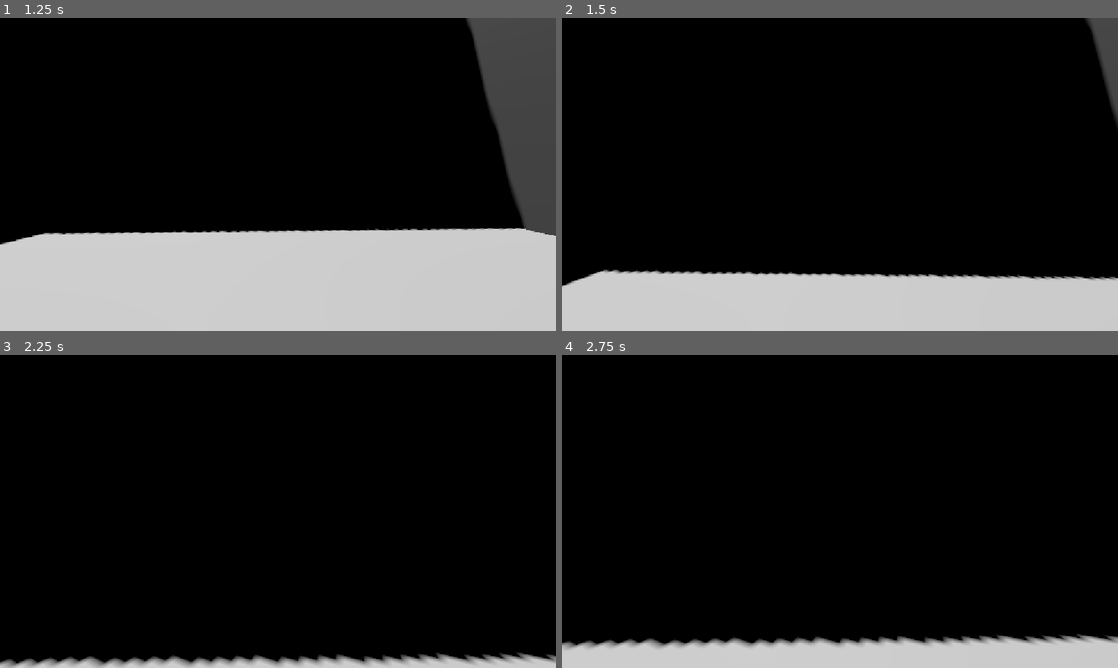
Above: before the commit, frames 1-4 (two rows, left to right).
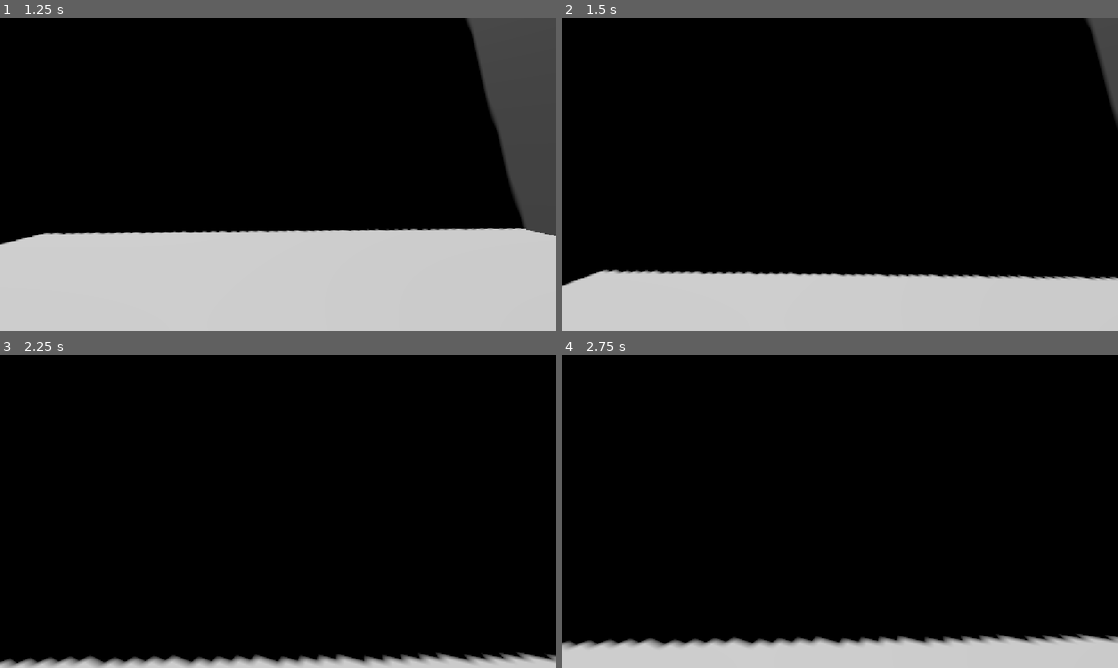
Above: after the commit, the same moments.

Repository: StanislavDidus/Godot3DGame
Game: Godot game, scene res://scenes/main.tscn
Same seed, same stepped clock (60 frames per second), same inputs: the game is played once before the commit and once after it.
Inputs (mouse positions are in pixels of both pictures, inside the frame that each line leads up to):
- Up to frame 1 (1.25 s): move the mouse to (305, 174) at 0.52 s; hold W (move_forward) from 0.53 s (still down); hold Ctrl (crouch) from 0.53 s (still down); click (305, 174) at 0.8 s
- Up to frame 2 (1.5 s): keep holding W (move_forward); tap Enter at 1.25 s; move the mouse to (812, 174) at 1.27 s; release Ctrl (crouch) at 1.28 s; click (812, 174) at 1.35 s
- Up to frame 3 (2.25 s): keep holding W (move_forward); tap Ctrl (crouch) at 1.55 s; move the mouse to (289, 505) at 2.02 s; hold Ctrl (crouch) from 2.03 s (still down)
- Up to frame 4 (2.75 s): keep holding W (move_forward); keep holding Ctrl (crouch); click (851, 505) at 2.3 s

Frame 1 is identical in both runs. In frame 2, less than 0.1% of the frame differs, in the area x 0-100%, y 80-86%; in frame 3, 0.1%; in frame 4, 0.1%, in the area x 0-100%, y 89-93%.

Commit message:
Added inventory and put item object

Diff:
--- a/prefabs/gear.tres
+++ b/prefabs/gear.tres
@@ -2,9 +2,12 @@
 
 [ext_resource type="Script" uid="uid://cabhd2pny84yq" path="res://scenes/item_data.gd" id="1_1tmdv"]
 [ext_resource type="Texture2D" uid="uid://kfggida6xwjy" path="res://assets/sprites/gear.png" id="1_7qjn2"]
+[ext_resource type="PackedScene" uid="uid://tuehpurawayu" path="res://assets/models/BoxBlender.glb" id="2_gyg02"]
 
 [resource]
 script = ExtResource("1_1tmdv")
 item_name = "Gear"
 icon_image = ExtResource("1_7qjn2")
+model = ExtResource("2_gyg02")
+model_scale = Vector3(0.3, 0.3, 0.3)
 metadata/_custom_type_script = "uid://cabhd2pny84yq"
--- a/project.godot
+++ b/project.godot
@@ -59,12 +59,28 @@
 "events": [Object(InputEventKey,"resource_local_to_scene":false,"resource_name":"","device":-1,"window_id":0,"alt_press …(195 unchanged characters)…
 ]
 }
+open_inventory_slot_1={
+"deadzone": 0.2,
+"events": [Object(InputEventKey,"resource_local_to_scene":false,"resource_name":"","device":-1,"window_id":0,"alt_pressed":false,"shift_pressed":false,"ctrl_pressed":false,"meta_pressed":false,"pressed":false,"keycode":0,"physical_keycode":49,"key_label":0,"unicode":49,"location":0,"echo":false,"script":null)
+]
+}
+open_inventory_slot_2={
+"deadzone": 0.2,
+"events": [Object(InputEventKey,"resource_local_to_scene":false,"resource_name":"","device":-1,"window_id":0,"alt_pressed":false,"shift_pressed":false,"ctrl_pressed":false,"meta_pressed":false,"pressed":false,"keycode":0,"physical_keycode":50,"key_label":0,"unicode":50,"location":0,"echo":false,"script":null)
+]
+}
+open_inventory_slot_3={
+"deadzone": 0.2,
+"events": [Object(InputEventKey,"resource_local_to_scene":false,"resource_name":"","device":-1,"window_id":0,"alt_pressed":false,"shift_pressed":false,"ctrl_pressed":false,"meta_pressed":false,"pressed":false,"keycode":0,"physical_keycode":51,"key_label":0,"unicode":51,"location":0,"echo":false,"script":null)
+]
+}
 
 [layer_names]
 
 3d_physics/layer_1="player"
 3d_physics/layer_2="obstacles"
 3d_physics/layer_3="items"
+3d_physics/layer_4="put_item"
 
 [physics]
 
--- a/scenes/inventory_hud.gd
+++ b/scenes/inventory_hud.gd
@@ -12,6 +12,9 @@
 	pass
 
 func update_inventory_icons(inventory: Array):
+	for i in range(0, slots.size()):
+		slots[i].get_node("TextureRect").texture = null
+
 	var current_slot = 0
 	for item in inventory:
 		slots[current_slot].get_node("TextureRect").texture = item.icon_image
--- a/scenes/item.gd
+++ b/scenes/item.gd
@@ -2,12 +2,23 @@
 
 @export var data: item_data
 
+@export var spawn_points: Array[Marker3D]
+
 # Called when the node enters the scene tree for the first time.
 func _ready() -> void:
-	if data.model_mesh != null:
-		$MeshInstance3D.mesh = data.model_mesh
-	$MeshInstance3D.scale = data.model_scale
+	random_spawn()
+
+	if data.model != null:
+		var model = data.model.instantiate()
+		add_child(model)
+		model.scale = data.model_scale
+	else:
+		$MeshInstance3D.hide()
 
 # Called every frame. 'delta' is the elapsed time since the previous frame.
 func _process(delta: float) -> void:
 	pass
+
+func random_spawn():
+	var rand = randi() % spawn_points.size()
+	position = spawn_points[rand].global_position
--- a/scenes/item_data.gd
+++ b/scenes/item_data.gd
@@ -2,5 +2,5 @@
 
 @export var item_name: String = ""
 @export var icon_image: Texture2D
-@export var model_mesh: Mesh
+@export var model: PackedScene
 @export var model_scale: Vector3 = Vector3(1, 1, 1)
--- /dev/null
+++ b/scenes/lock.tscn
@@ -0,0 +1,39 @@
+[gd_scene format=3 uid="uid://dab00exp2i86p"]
+
+[sub_resource type="StandardMaterial3D" id="StandardMaterial3D_mva78"]
+albedo_color = Color(0.7490756, 0.60701466, 0, 1)
+
+[sub_resource type="BoxMesh" id="BoxMesh_gnwv2"]
+material = SubResource("StandardMaterial3D_mva78")
+size = Vector3(0.5, 0.3, 0.25)
+
+[sub_resource type="StandardMaterial3D" id="StandardMaterial3D_60jus"]
+albedo_color = Color(0, 0, 0, 1)
+
+[sub_resource type="TorusMesh" id="TorusMesh_gnwv2"]
+material = SubResource("StandardMaterial3D_60jus")
+inner_radius = 0.633
+
+[node name="Lock" type="Node3D" unique_id=977989371]
+
+[node name="MeshInstance3D" type="MeshInstance3D" parent="." unique_id=1422586038]
+mesh = SubResource("BoxMesh_gnwv2")
+
+[node name="MeshInstance3D2" type="MeshInstance3D" parent="." unique_id=509850177]
+transform = Transform3D(0.25, 0, 0, 0, -1.0927847e-08, -0.25, 0, 0.25, -1.0927847e-08, 0, 0.14685832, 0)
+mesh = SubResource("TorusMesh_gnwv2")
+
+[node name="Number0" type="Label3D" parent="." unique_id=527322275]
+transform = Transform3D(1, 0, 0, 0, 1, 0, 0, 0, 1, -0.13365841, 0, 0.1295608)
+text = "0
+"
+
+[node name="Number1" type="Label3D" parent="." unique_id=1456538217]
+transform = Transform3D(1, 0, 0, 0, 1, 0, 0, 0, 1, -0.0070406795, 0, 0.1295608)
+text = "0
+"
+
+[node name="Number2" type="Label3D" parent="." unique_id=579772579]
+transform = Transform3D(1, 0, 0, 0, 1, 0, 0, 0, 1, 0.12342554, 0, 0.1295608)
+text = "0
+"
--- a/scenes/main.tscn
+++ b/scenes/main.tscn
@@ -2,9 +2,13 @@
 
 [ext_resource type="PackedScene" uid="uid://vvebi1hfg0ue" path="res://scenes/player.tscn" id="1_o5qli"]
 [ext_resource type="PackedScene" uid="uid://863n4y0fhcc6" path="res://scenes/item.tscn" id="2_0wfyh"]
+[ext_resource type="PackedScene" uid="uid://bvgiou53e27yt" path="res://scenes/put_item_hud.tscn" id="2_tipki"]
 [ext_resource type="Resource" uid="uid://20fxlivvxhqc" path="res://prefabs/gear.tres" id="3_jyhfs"]
 [ext_resource type="PackedScene" uid="uid://c1u6q57wj8rmx" path="res://scenes/interact_hud.tscn" id="3_sugp2"]
 [ext_resource type="PackedScene" uid="uid://csqcpmuorev6i" path="res://scenes/inventory_hud.tscn" id="5_tbgi4"]
+[ext_resource type="PackedScene" uid="uid://tuehpurawayu" path="res://assets/models/BoxBlender.glb" id="6_tefeu"]
+[ext_resource type="PackedScene" uid="uid://dwvk7epror4gu" path="res://scenes/put_item.tscn" id="7_o6xl0"]
+[ext_resource type="PackedScene" uid="uid://dab00exp2i86p" path="res://scenes/lock.tscn" id="9_85g3d"]
 
 [sub_resource type="BoxShape3D" id="BoxShape3D_oxmgc"]
 size = Vector3(10, 0.1, 20)
@@ -22,6 +26,13 @@
 material = SubResource("StandardMaterial3D_gnwv2")
 size = Vector3(2, 1, 2)
 
+[sub_resource type="StandardMaterial3D" id="StandardMaterial3D_tipki"]
+albedo_color = Color(0.34683067, 0.37756026, 0.08153603, 1)
+
+[sub_resource type="BoxMesh" id="BoxMesh_85g3d"]
+material = SubResource("StandardMaterial3D_tipki")
+size = Vector3(2, 1, 2)
+
 [sub_resource type="BoxShape3D" id="BoxShape3D_sugp2"]
 size = Vector3(2, 1, 0.2)
 
@@ -35,9 +46,13 @@
 [sub_resource type="BoxMesh" id="BoxMesh_itduq"]
 size = Vector3(1, 10, 21)
 
+[sub_resource type="BoxShape3D" id="BoxShape3D_itduq"]
+size = Vector3(2, 2, 2)
+
 [node name="Main" type="Node" unique_id=1519494960]
 
 [node name="Ground" type="StaticBody3D" parent="." unique_id=174135883]
+collision_layer = 2
 
 [node name="CollisionShape3D" type="CollisionShape3D" parent="Ground" unique_id=981251766]
 transform = Transform3D(1, 0, 0, 0, 1, 0, 0, 0, 1, 0, 0, 4.5)
@@ -47,9 +62,10 @@
 transform = Transform3D(1, 0, 0, 0, 1, 0, 0, 0, 1, 0, 0, 4.5)
 mesh = SubResource("BoxMesh_sgp6g")
 
-[node name="Player" parent="." unique_id=619208955 node_paths=PackedStringArray("interaction_label", "inventory_ui") instance=ExtResource("1_o5qli")]
+[node name="Player" parent="." unique_id=619208955 node_paths=PackedStringArray("interaction_label", "put_item_label", "inventory_ui") instance=ExtResource("1_o5qli")]
 transform = Transform3D(1, 0, 0, 0, 1, 0, 0, 0, 1, 0, 1.0531633, 0)
 interaction_label = NodePath("../InteractHUD")
+put_item_label = NodePath("../PutItemHUD")
 inventory_ui = NodePath("../InventoryHUD")
 
 [node name="Table" type="StaticBody3D" parent="." unique_id=94331430]
@@ -61,6 +77,16 @@
 
 [node name="MeshInstance3D" type="MeshInstance3D" parent="Table" unique_id=1019167376]
 mesh = SubResource("BoxMesh_oxmgc")
+
+[node name="Table2" type="StaticBody3D" parent="." unique_id=1875974648]
+transform = Transform3D(0.44474837, 0, -0.15307543, 0, 1.705, 0, 0.22847077, 0, 0.2979814, -2.2719314, -0.006031275, 6.1372957)
+collision_layer = 2
+
+[node name="CollisionShape3D" type="CollisionShape3D" parent="Table2" unique_id=760804328]
+shape = SubResource("BoxShape3D_gnwv2")
+
+[node name="MeshInstance3D" type="MeshInstance3D" parent="Table2" unique_id=317838663]
+mesh = SubResource("BoxMesh_85g3d")
 
 [node name="Wall" type="StaticBody3D" parent="." unique_id=666170845]
 transform = Transform3D(1, 0, 0, 0, 1, 0, 0, 0, 1, 3.0122237, 1.5793589, 4.825657)
@@ -128,10 +154,38 @@
 transform = Transform3D(1, 0, 0, 0, 1, 0, 0, 0, 1, 0, 0, 1)
 mesh = SubResource("BoxMesh_itduq")
 
-[node name="Item" parent="." unique_id=556920724 instance=ExtResource("2_0wfyh")]
-transform = Transform3D(1, 0, 0, 0, 1, 0, 0, 0, 1, 2.4317925, 1.2774857, 3.3615313)
+[node name="Item" parent="." unique_id=556920724 node_paths=PackedStringArray("spawn_points") instance=ExtResource("2_0wfyh")]
+transform = Transform3D(1, 0, 0, 0, 1, 0, 0, 0, 1, 1.9808345, 1.5799752, 6.660762)
 data = ExtResource("3_jyhfs")
+spawn_points = [NodePath("Pos1"), NodePath("Pos2"), NodePath("Pos3")]
 
-[node name="InteractHUD" parent="." unique_id=1611637451 instance=ExtResource("3_sugp2")]
+[node name="Pos1" type="Marker3D" parent="Item" unique_id=742369011]
+transform = Transform3D(1, 0, 0, 0, 1, 0, 0, 0, 1, 0.010961294, 0.08757067, -0.036756516)
+
+[node name="Pos2" type="Marker3D" parent="Item" unique_id=172218767]
+transform = Transform3D(1, 0, 0, 0, 1, 0, 0, 0, 1, 0.64680696, 0.14315772, 0.85708857)
+
+[node name="Pos3" type="Marker3D" parent="Item" unique_id=327908119]
+transform = Transform3D(1, 0, 0, 0, 1, 0, 0, 0, 1, 0.75218725, -1.250961, 1.5082321)
+
+[node name="InteractHUD" parent="." unique_id=1569353770 instance=ExtResource("3_sugp2")]
 
 [node name="InventoryHUD" parent="." unique_id=2097994074 instance=ExtResource("5_tbgi4")]
+
+[node name="PutItemHUD" parent="." unique_id=1611637451 instance=ExtResource("2_tipki")]
+
+[node name="Box" type="StaticBody3D" parent="." unique_id=26516098]
+transform = Transform3D(0.7, 0, 0, 0, 0.7, 0, 0, 0, 0.7, 2.3877513, 0.7176776, 7.05343)
+collision_layer = 2
+collision_mask = 0
+
+[node name="BoxBlender" parent="Box" unique_id=708364979 instance=ExtResource("6_tefeu")]
+
+[node name="CollisionShape3D" type="CollisionShape3D" parent="Box" unique_id=69135621]
+shape = SubResource("BoxShape3D_itduq")
+
+[node name="PutItem" parent="." unique_id=357020823 instance=ExtResource("7_o6xl0")]
+transform = Transform3D(0.3978382, 0, 0.9174557, 0, 1, 0, -0.9174557, 0, 0.3978382, 2.8192186, 1.5481892, 3.6448874)
+
+[node name="Lock" parent="." unique_id=977989371 instance=ExtResource("9_85g3d")]
+transform = Transform3D(-0.8983811, 0, 0.43921697, 0, 1, 0, -0.43921697, 0, -0.8983811, -2.078287, 0.4303015, 5.7800217)
--- a/scenes/player.gd
+++ b/scenes/player.gd
@@ -5,6 +5,7 @@
 @export var mouse_sensitivity: float = 0.1
 @export var crouch_offset: float = 0.3
 @export var crouch_speed: float = 0.5
+@export var gravity = 9.8
 
 @export_group("Camera shaking")
 @export var camera_shake_amplitude: float = 0.1
@@ -17,11 +18,13 @@
 
 @export_group("UI")
 @export var interaction_label: Node
+@export var put_item_label: Node
 @export var inventory_ui: Node
 
 @export_group("Inventory")
 @export var inventory_size = 3
 var items: Array
+var active_item = -1
 
 enum PLAYER_STATE
 {
@@ -43,19 +46,128 @@
 
 var looking_at_item: bool = false
 
+
 var crouch_tween: Tween
+
+func _unhandled_input(event: InputEvent) -> void:
+
+	if event is InputEventMouseMotion:
+		twist_input -= event.screen_relative.x * mouse_sensitivity
+		pitch_input -= event.screen_relative.y * mouse_sensitivity
+		pitch_input = clamp(pitch_input, -85, 85)
+
+
+func is_moving():
+	if Input.is_action_pressed("move_left")	or Input.is_action_pressed("move_right") or Input.is_action_pressed("move_forward")	or Input.is_action_pressed("move_back"):
+		return true
+	return false
+
+func open_inventory_slot():
+	var equipped = false
+	if Input.is_action_just_pressed("open_inventory_slot_1") and items.size() > 0:
+		if active_item == 0:
+			active_item = -1
+		else:
+			active_item = 0
+		equipped = true
+	if Input.is_action_just_pressed("open_inventory_slot_2") and items.size() > 1:
+		if active_item == 1:
+			active_item = -1
+		else:
+			active_item = 1
+		equipped = true
+	if Input.is_action_just_pressed("open_inventory_slot_3") and items.size() > 2:
+		if active_item == 2:
+			active_item = -1
+		else:
+			active_item = 2
+		equipped = true
+
+	if !equipped:
+		return
+
+	for child in $Camera/HandPivot.get_children():
+		child.queue_free()
+
+	if active_item >= 0:
+		var item = items[active_item].model.instantiate()
+		item.scale = items[active_item].model_scale
+		$Camera/HandPivot.add_child(item)
+
+func set_crouch(is_crouching: bool) -> void:
+	if crouch_tween and crouch_tween.is_running():
+		crouch_tween.kill()
+
+	crouch_tween = create_tween().set_trans(Tween.TRANS_CUBIC).set_ease(Tween.EASE_OUT)
+
+	var target_y = camera_origin_position.y
+	if is_crouching:
+		target_y -= crouch_offset
+
+	crouch_tween.tween_property($Camera, "position:y", target_y, crouch_speed)
+
+func interact_with_all_items():
+	var all_items = get_tree().get_nodes_in_group("items")
+
+	var can_interact = false;
+	for item in all_items:
+		var items_vector = item.position - position
+		var camera_vector = -$Camera.get_global_transform().basis.z
+
+		if items_vector.dot(camera_vector) >= cos(deg_to_rad(interaction_angle)):
+			if items_vector.length() <= interaction_distance:
+				if looking_at_item:
+					interaction_label.show()
+					can_interact = true
+
+					if Input.is_action_just_pressed("pickup_item") and items.size() < inventory_size:
+						items.append(item.data)
+						item.queue_free()
+						inventory_ui.update_inventory_icons(items)
+
+
+	if !can_interact:
+		interaction_label.hide()
+
+func interact_with_all_put_items():
+	var all_items = get_tree().get_nodes_in_group("put_items")
+
+	var can_interact = false;
+	for item in all_items:
+		var items_vector = item.position - position
+		var camera_vector = -$Camera.get_global_transform().basis.z
+
+		if items_vector.dot(camera_vector) >= cos(deg_to_rad(interaction_angle)):
+			if items_vector.length() <= interaction_distance:
+				if looking_at_item:
+					if active_item != -1:
+						put_item_label.show()
+						can_interact = true
+
+						var equipped_item = items[active_item]
+						if Input.is_action_just_pressed("pickup_item") and item.item_name == equipped_item.item_name:
+							items.remove_at(active_item)
+							active_item = -1
+							inventory_ui.update_inventory_icons(items)
+
+							for child in $Camera/HandPivot.get_children():
+								child.queue_free()
+
+							# Spawn Object in the marker position
+
+							var model_instance = equipped_item.model.instantiate()
+							model_instance.scale = equipped_item.model_scale
+							item.get_node("Marker").add_child(model_instance)
+
+
+	if !can_interact:
+		put_item_label.hide()
 
 func _ready() -> void:
 	Input.set_mouse_mode(Input.MOUSE_MODE_CAPTURED)
 	camera_origin_position = $Camera.position
 	$Camera/RayCast3D.target_position.z = -interaction_distance
 	inventory_ui.hide()
-
-func _unhandled_input(event: InputEvent) -> void:
-	if event is InputEventMouseMotion:
-		twist_input -= event.screen_relative.x * mouse_sensitivity
-		pitch_input -= event.screen_relative.y * mouse_sensitivity
-		pitch_input = clamp(pitch_input, -85, 85)
 
 func _process(delta: float) -> void:
 	var current_q = basis.get_rotation_quaternion()
@@ -69,6 +181,8 @@
 		$OpenInventoryTimer.start()
 
 	interact_with_all_items()
+	interact_with_all_put_items()
+	open_inventory_slot()
 
 	looking_at_item = false
 
@@ -77,46 +191,6 @@
 	slow_timer += delta * camera_shake_speed * 0.5
 
 	on_update_state(player_current_state, delta)
-
-func interact_with_all_items():
-	var all_items = get_tree().get_nodes_in_group("items")
-
-	var can_interact = false;
-	for item in all_items:
-		var items_vector = item.position - position
-		var camera_vector = -$Camera.get_global_transform().basis.z
-
-		if items_vector.dot(camera_vector) >= cos(deg_to_rad(interaction_angle)):
-			if items_vector.length() <= interaction_distance:
-				if looking_at_item:
-					interaction_label.show()
-					can_interact = true
-
-					if Input.is_action_just_pressed("pickup_item"):
-						items.append(item.data)
-						item.queue_free()
-						inventory_ui.update_inventory_icons(items)
-
-
-	if !can_interact:
-		interaction_label.hide()
-
-func is_moving():
-	if Input.is_action_pressed("move_left")	or Input.is_action_pressed("move_right") or Input.is_action_pressed("move_forward")	or Input.is_action_pressed("move_back"):
-		return true
-	return false
-
-func set_crouch(is_crouching: bool) -> void:
-	if crouch_tween and crouch_tween.is_running():
-		crouch_tween.kill()
-
-	crouch_tween = create_tween().set_trans(Tween.TRANS_CUBIC).set_ease(Tween.EASE_OUT)
-
-	var target_y = camera_origin_position.y
-	if is_crouching:
-		target_y -= crouch_offset
-
-	crouch_tween.tween_property($Camera, "position:y", target_y, crouch_speed)
 
 # STATE MACHINE
 func set_state(state):
@@ -163,17 +237,24 @@
 
 			var basis = $Camera.get_global_transform().basis
 
+			var forward = -basis.z
+			forward.y = 0
+			forward = forward.normalized()
+
+			var right = basis.x
+			right.y = 0
+			right = right.normalized()
+
 			if Input.is_action_pressed("move_left"):
-				direction -= basis.x
+				direction -= right
 			if Input.is_action_pressed("move_right"):
-				direction += basis.x
+				direction += right
 			if Input.is_action_pressed("move_forward"):
-				direction -= basis.z
+				direction += forward
 			if Input.is_action_pressed("move_back"):
-				direction += basis.z
+				direction -= forward
 
 			if direction != Vector3.ZERO:
-				direction.y = 0
 				target_velocity = direction.normalized() * speed
 
 			# Apply sidewalk penalty
@@ -183,7 +264,9 @@
 			#elif target_velocity.dot(-basis.z) <= cos(deg_to_rad(50.0)):
 				#target_velocity *= sidewalk_penalty * 0.5
 
-			velocity = target_velocity
+			velocity.x = target_velocity.x
+			velocity.z = target_velocity.z
+			velocity.y -= delta * gravity
 			move_and_slide()
 
 			$Camera.position.y = camera_origin_position.y + camera_shake_amplitude * sin(slow_timer)
--- a/scenes/player.tscn
+++ b/scenes/player.tscn
@@ -24,9 +24,12 @@
 [node name="Camera" type="Camera3D" parent="." unique_id=694365322]
 transform = Transform3D(1, 0, 0, 0, 1, 0, 0, 0, 1, 0, 0.6094731, 0)
 
+[node name="HandPivot" type="Node3D" parent="Camera" unique_id=1139457312]
+transform = Transform3D(1, 0, 0, 0, 1, 0, 0, 0, 1, 0.3922699, -0.36740366, -0.695072)
+
 [node name="RayCast3D" type="RayCast3D" parent="Camera" unique_id=812300409]
 target_position = Vector3(0, 0, -2.5)
-collision_mask = 6
+collision_mask = 14
 script = ExtResource("2_g2els")
 
 [node name="OpenInventoryTimer" type="Timer" parent="." unique_id=532693762]
--- /dev/null
+++ b/scenes/put_item.gd
@@ -0,0 +1,12 @@
+class_name put_item_base extends Node3D
+
+@export var item_position: Node3D
+@export var item_name: String
+
+# Called when the node enters the scene tree for the first time.
+func _ready() -> void:
+	pass
+
+# Called every frame. 'delta' is the elapsed time since the previous frame.
+func _process(delta: float) -> void:
+	pass
--- /dev/null
+++ b/scenes/put_item.tscn
@@ -0,0 +1,40 @@
+[gd_scene format=3 uid="uid://dwvk7epror4gu"]
+
+[ext_resource type="Script" uid="uid://y5vn6sal7kc5" path="res://scenes/put_item.gd" id="1_saenn"]
+
+[sub_resource type="BoxMesh" id="BoxMesh_gnwv2"]
+
+[sub_resource type="StandardMaterial3D" id="StandardMaterial3D_h28t3"]
+albedo_color = Color(0.6745098, 0, 0.039215688, 1)
+
+[sub_resource type="BoxMesh" id="BoxMesh_itduq"]
+material = SubResource("StandardMaterial3D_h28t3")
+size = Vector3(0.41308594, 0.31311035, 0.38757324)
+
+[sub_resource type="SphereShape3D" id="SphereShape3D_saenn"]
+radius = 0.24833931
+
+[sub_resource type="BoxShape3D" id="BoxShape3D_oxmgc"]
+
+[node name="PutItem" type="StaticBody3D" unique_id=357020823 node_paths=PackedStringArray("item_position") groups=["put_items"]]
+collision_layer = 2
+script = ExtResource("1_saenn")
+item_position = NodePath("Marker")
+item_name = "Gear"
+
+[node name="MeshInstance3D" type="MeshInstance3D" parent="." unique_id=298907454]
+mesh = SubResource("BoxMesh_gnwv2")
+
+[node name="Marker" type="StaticBody3D" parent="." unique_id=1879724888 groups=["put_items"]]
+transform = Transform3D(1, 0, 0, 0, 1, 0, 0, 0, 1, 0, 0.14126635, -0.5354007)
+collision_layer = 8
+
+[node name="MeshInstance3D" type="MeshInstance3D" parent="Marker" unique_id=2102503704]
+transform = Transform3D(1, 0, 0, 0, 1, 0, 0, 0, 1, -0.010582089, 0.032409668, 0.21102405)
+mesh = SubResource("BoxMesh_itduq")
+
+[node name="CollisionShape3D" type="CollisionShape3D" parent="Marker" unique_id=759677535]
+shape = SubResource("SphereShape3D_saenn")
+
+[node name="CollisionShape3D" type="CollisionShape3D" parent="." unique_id=2087258195]
+shape = SubResource("BoxShape3D_oxmgc")
--- /dev/null
+++ b/scenes/put_item_hud.tscn
@@ -0,0 +1,34 @@
+[gd_scene format=3 uid="uid://bvgiou53e27yt"]
+
+[ext_resource type="FontFile" uid="uid://bb0y0hpx8v1wg" path="res://assets/fonts/Main.otf" id="1_y75yg"]
+
+[node name="InteractHUD" type="CanvasLayer" unique_id=1611637451]
+
+[node name="ColorRect" type="ColorRect" parent="." unique_id=1748171503]
+anchors_preset = 7
+anchor_left = 0.5
+anchor_top = 1.0
+anchor_right = 0.5
+anchor_bottom = 1.0
+offset_left = -229.0
+offset_top = -48.0
+offset_right = 227.0
+grow_horizontal = 2
+grow_vertical = 0
+color = Color(0.11764706, 0.11764706, 0.11764706, 0.7764706)
+
+[node name="PickUpItem" type="Label" parent="." unique_id=1952786741]
+anchors_preset = 7
+anchor_left = 0.5
+anchor_top = 1.0
+anchor_right = 0.5
+anchor_bottom = 1.0
+offset_left = -211.5
+offset_top = -41.0
+offset_right = 211.5
+grow_horizontal = 2
+grow_vertical = 0
+theme_override_colors/font_color = Color(0.8667134, 0.82767427, 0.12833089, 1)
+theme_override_fonts/font = ExtResource("1_y75yg")
+theme_override_font_sizes/font_size = 32
+text = "Press (LMB) to use item"
--- a/scenes/ray_cast_3d.gd
+++ b/scenes/ray_cast_3d.gd
@@ -6,5 +6,5 @@
 	if is_colliding():
 		var collider = get_collider()
 		if collider != null:
-			if collider.is_in_group("items"):
+			if collider.is_in_group("items") or collider.is_in_group("put_items"):
 				hit_item.emit()
Binary file added: assets/models/BoxBlender.glb
Not shown, added: assets/models/BoxBlender.glb.import
Binary file added: assets/models/BoxBlender_BoxSprite.png
Not shown, added: assets/models/BoxBlender_BoxSprite.png.import
Not shown, added: scenes/put_item.gd.uid
